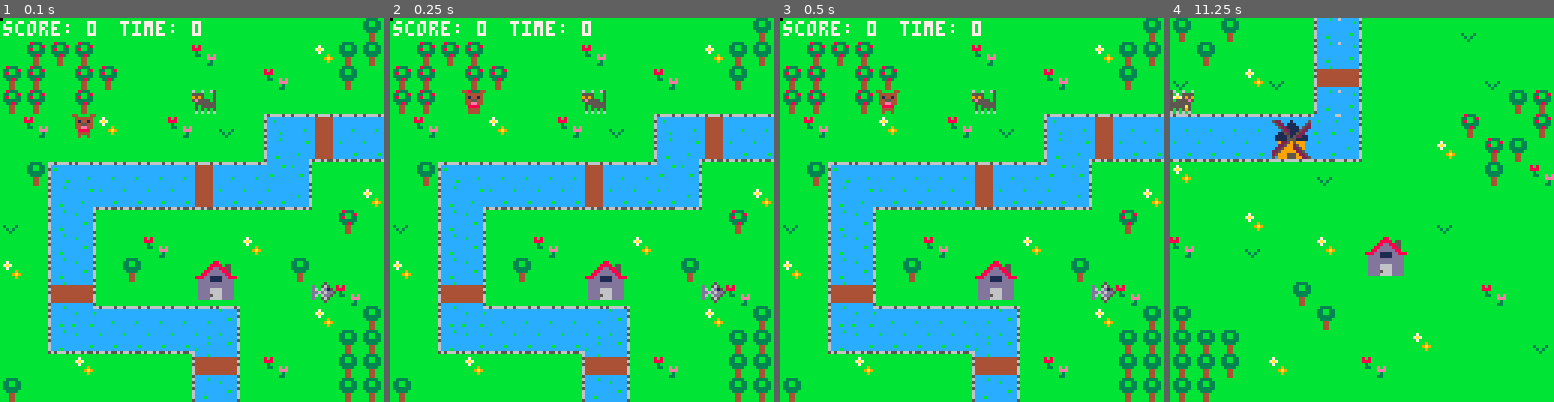
Above: before the commit, frames 1-4 (left to right).
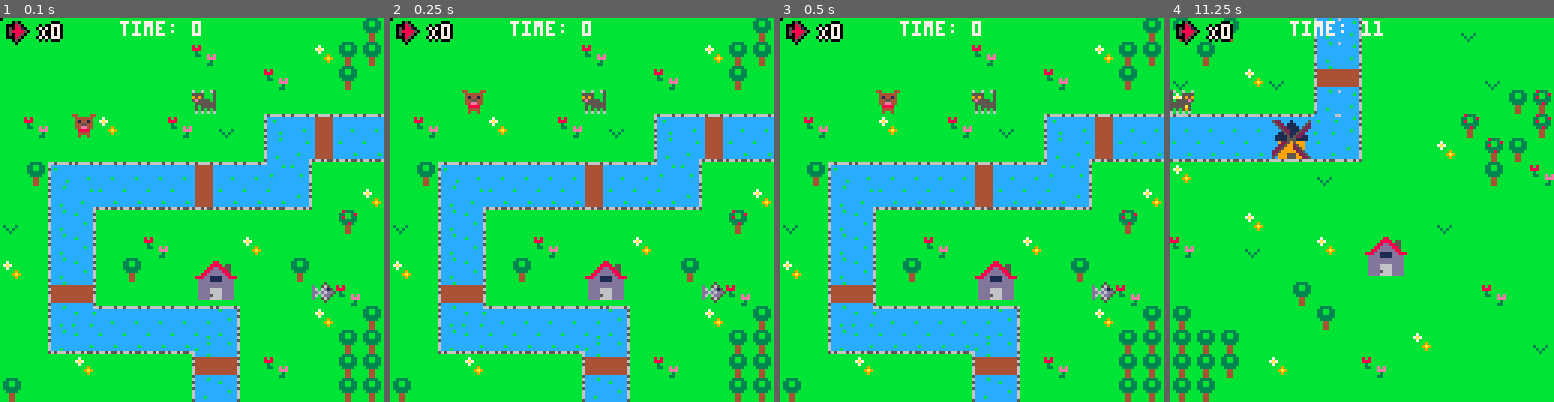
Above: after the commit, the same moments.

Repository: adatechschool/projet-collectif---pico-8-pico-8-cmc
Game: PICO-8 cartridge marielle.p8
Same seed, same stepped clock (60 frames per second), same inputs: the game is played once before the commit and once after it.
Inputs:
- Up to frame 1 (0.1 s): no input
- Up to frame 2 (0.25 s): no input
- Up to frame 3 (0.5 s): no input
- Up to frame 4 (11.25 s): hold Right 1.6-2.1 s; hold Up 2.15-2.42 s; hold Right 2.47-3.03 s; hold Left 3.08-3.58 s; hold Down 3.63-3.97 s; hold Right 4.02-4.68 s; hold Up 4.73-5.03 s; hold Left 5.08-5.68 s; hold Down 5.73-6.03 s; hold Right 6.08-6.58 s; hold Right 6.63-7.13 s; hold Up 7.18-7.45 s; hold Right 7.5-8.07 s; hold Left 8.12-8.62 s; hold Down 8.67-9 s; hold Right 9.05-9.72 s; hold Up 9.77-10.07 s; hold Left 10.12-10.72 s; hold Down 10.77-11.07 s; hold Right from 11.12 s (still down)

The runs differ from the first frame. In frame 1, 2.4% of the frame differs, in the area x 0-31%, y 0-25%; in frame 2, 2.3%; in frame 3, 2.4%; in frame 4, 0.9%.

Commit message:
affichage score

Diff:
--- a/marielle.p8
+++ b/marielle.p8
@@ -36,8 +36,9 @@
 	draw_map()
 	draw_explosions()
  draw_sprites()
+ draw_fishies()
 --print score and time
-	print('score: '..score,1,1,7)
+	--print('score: '..score,1,1,7)
 	--print(cats[1])
 
 --game over
@@ -250,6 +251,27 @@
 		end
 	end
 end
+-->8
+--interface game
+
+function draw_fishies()
+	camera()
+	palt(0,false)
+	palt(11,true)
+	spr(38,2,1)
+	palt()
+	print_contour("X"..score,13,2,7)
+end
+
+function print_contour(text,x,y)
+	print(text,x-1,y,0)
+	print(text,x+1,y,0)
+	print(text,x,y-1,0)
+	print(text,x,y+1,0)
+
+	print(text,x,y,7)
+end
+
 __gfx__
 0000000044000044560060060070007000005000bb3333bbbbbbbbbbbbb566bbbbbbbbbb77cccc77bbbbbbbbbbb566bbcccccccc65666656ccccccccc444444c
 00000000044444405000555500555550d0056500b33bb33b8b8bbbbbb6666656bb7bbbbbccccccccbbbbbbbbb6666656cbcccccccccccccccbccccccc444444c
@@ -267,14 +289,14 @@
 c444444c6cccccccccccccc65ccccccc6cccccccccccccc6ccccbcc6cccbcccccccccccc5ccccccc44444446644444446cccccccccccccccccccccc6cccccccc
 c444444c6cccbcccccccccc66ccccbcc6ccbccccccccccc6ccccccc6cccccccccccccccc6cccccbc44444446644444446cccbcccbcccccbcccccccc6cbcccccc
 c444444c5cccccccccccccc55ccccccc5cccccc666566565ccccccc5ccccccc6cccccccc5cccccccccccccc55ccccccc56566656ccccccccccccccc56ccccccc
-44000044560060066566566656656656bbbbbbbbbbbbbbbb00000000000000000000000000000000000000000000000000000000000000000000000000000000
-0444444050005555ccccccccccccccccbbbbbbb88bbbbbbb00000000000000000000000000000000000000000000000000000000000000000000000000000000
-0414414050005959cc522ccc1ccccc5cbbbbbb8888b55bbb00000000000000000000000000000000000000000000000000000000000000000000000000000000
-04455440505555e5ccc522c111ccc52cbbbbb88dd8855bbb00000000000000000000000000000000000000000000000000000000000000000000000000000000
-044ee44055555550cccc5221111c522cbbbb88dddd885bbb00000000000000000000000000000000000000000000000000000000000000000000000000000000
-0088880055555550ccccc522111522ccbbb88dddddd88bbb00000000000000000000000000000000000000000000000000000000000000000000000000000000
-0044440005500550cccc115211522cccb888dd1111dd888b00000000000000000000000000000000000000000000000000000000000000000000000000000000
-000450000d600d60ccc11115152211ccbbdddd1111ddddbb00000000000000000000000000000000000000000000000000000000000000000000000000000000
+44000044560060066566566656656656bbbbbbbbbbbbbbbbbb050bbb000000000000000000000000000000000000000000000000000000000000000000000000
+0444444050005555ccccccccccccccccbbbbbbb88bbbbbbb000850bb000000000000000000000000000000000000000000000000000000000000000000000000
+0414414050005959cc522ccc1ccccc5cbbbbbb8888b55bbb0508810b000000000000000000000000000000000000000000000000000000000000000000000000
+04455440505555e5ccc522c111ccc52cbbbbb88dd8855bbb05888850000000000000000000000000000000000000000000000000000000000000000000000000
+044ee44055555550cccc5221111c522cbbbb88dddd885bbb0508850b000000000000000000000000000000000000000000000000000000000000000000000000
+0088880055555550ccccc522111522ccbbb88dddddd88bbb000850bb000000000000000000000000000000000000000000000000000000000000000000000000
+0044440005500550cccc115211522cccb888dd1111dd888bbb050bbb000000000000000000000000000000000000000000000000000000000000000000000000
+000450000d600d60ccc11115152211ccbbdddd1111ddddbbbbb0bbbb000000000000000000000000000000000000000000000000000000000000000000000000
 bbbbbbbbbb8333bbccc11115551111ccbbddddddddddddbb00000000000000000000000000000000000000000000000000000000000000000000000000000000
 bbbbbbbbb33bb38bcccc922595999cccbbddddddddddddbb00000000000000000000000000000000000000000000000000000000000000000000000000000000
 bbbbbbbbb38bb33bcccc225992599cccbbdddd6666ddddbb00000000000000000000000000000000000000000000000000000000000000000000000000000000
@@ -284,13 +306,13 @@
 bb3b3bbbbbb44bbbcc5c99955599225cbbbbbbbbbbbbbbbb00000000000000000000000000000000000000000000000000000000000000000000000000000000
 bbb3bbbbbbb44bbb5666656666656666bbbbbbbbbbbbbbbb00000000000000000000000000000000000000000000000000000000000000000000000000000000
 __gff__
-0000000002010001000100000101010000010101010101010101000001010101000001000101000000000000000000000000000001010000000000000000000000000000000000000000000000000000000000000000000000000000000000000000000000000000000000000000000000000000000000000000000000000000
+0000000002010001000100000101010000010101010101010101000001010101000001010101020000000000000000000001010101010000000000000000000000000000000000000000000000000000000000000000000000000000000000000000000000000000000000000000000000000000000000000000000000000000
 0000000000000000000000000000000000000000000000000000000000000000000000000000000000000000000000000000000000000000000000000000000000000000000000000000000000000000000000000000000000000000000000000000000000000000000000000000000000000000000000000000000000000000
 __map__
 0a0a0a0a0a0a0a0a0a0a0a0a0a0a0a05050a050a0a0a11160a0a0a0a300a0a0a0a0a0a0a0a0a0a0a0a0a0a0a0a0a0a0a0a0a000000000000000000000000000000000000000000000000000000000000000000000000000000000000000000000000000000000000000000000000000000000000000000000000000000000000
-0a3131310a0a0a0a060a0a0a0a0805050a050a0a0a0a11160a0a0a0a0a0a0a0a0a0a0a0a0a0a0a0a0a0a0a0a0a0a0a0a0a0a000000000000000000000000000000000000000000000000000000000000000000000000000000000000000000000000000000000000000000000000000000000000000000000000000000000000
-31310a31310a0a0a0a0a0a060a0a050a300a0a08300a1b1a0a0a0a0a0a300a0a080a0a0a0a0a0a0a0a0a0a0a0a0a0a0a0a0a000000000000000000000000000000000000000000000000000000000000000000000000000000000000000000000000000000000000000000000000000000000000000000000000000000000000
-31310a310a0a0a0a0a0a0a0a0a0a0a0a080a0a0a0a0a11160a0a0a0a0a0a05310a0a0a0a0a0a0a0a0a0a0a0a0a0a0a0a0a0a000000000000000000000000000000000000000000000000000000000000000000000000000000000000000000000000000000000000000000000000000000000000000000000000000000000000
+0a0a0a0a0a0a0a0a060a0a0a0a0805050a050a0a0a0a11160a0a0a0a0a0a0a0a0a0a0a0a0a0a0a0a0a0a0a0a0a0a0a0a0a0a000000000000000000000000000000000000000000000000000000000000000000000000000000000000000000000000000000000000000000000000000000000000000000000000000000000000
+0a0a0a0a0a0a0a0a0a0a0a060a0a050a300a0a08300a1b1a0a0a0a0a0a300a0a080a0a0a0a0a0a0a0a0a0a0a0a0a0a0a0a0a000000000000000000000000000000000000000000000000000000000000000000000000000000000000000000000000000000000000000000000000000000000000000000000000000000000000
+0a0a0a0a0a0a0a0a0a0a0a0a0a0a0a0a080a0a0a0a0a11160a0a0a0a0a0a05310a0a0a0a0a0a0a0a0a0a0a0a0a0a0a0a0a0a000000000000000000000000000000000000000000000000000000000000000000000000000000000000000000000000000000000000000000000000000000000000000000000000000000000000
 0a060a0a080a0a060a300a130d100d0d0d0d0d0d22231d160a0a0a0a310a0a31050a0a0a0a0a0a0a0a0a0a0a0a0a0a0a0a0a000000000000000000000000000000000000000000000000000000000000000000000000000000000000000000000000000000000000000000000000000000000000000000000000000000000000
 0a0a0a0a0a0a0a0a0a0a0a11170f0e0e0e0e0e0e32330e150a0a0a080a31050a0a0a0a0a0a0a0a0a0a0a0a0a0a0a0a0a0a0a000000000000000000000000000000000000000000000000000000000000000000000000000000000000000000000000000000000000000000000000000000000000000000000000000000000000
 0a05190d0d0d0d0d100d0d18120a0a0a080a0a0a0a0a300a0a0a0a0a0a050a060a0a0a0a0a0a0a0a0a0a0a0a0a0a0a0a0a0a000000000000000000000000000000000000000000000000000000000000000000000000000000000000000000000000000000000000000000000000000000000000000000000000000000000000
